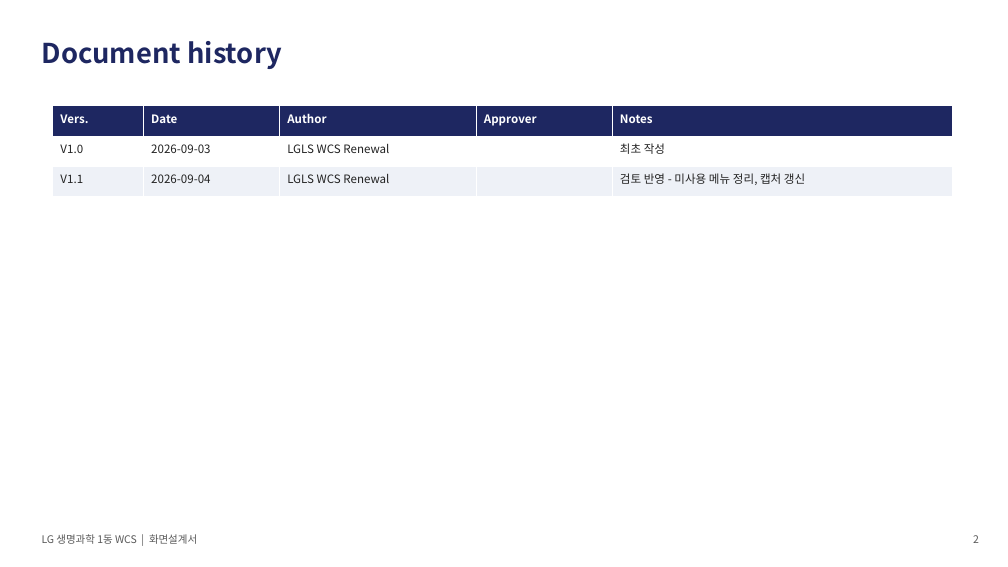
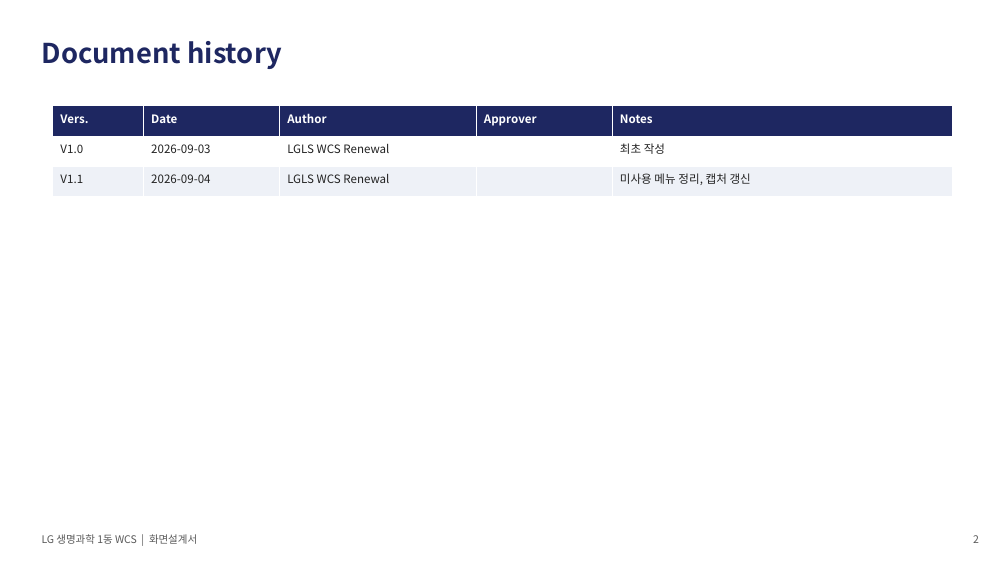
Before and after one commit to yeorijby-coder/LGLS_ALL, a slide deck: slide 2 of docs/산출물_20260904/06_WCS_화면설계서.pptx. Drawn at 1008x567 pixels with LibreOffice and Linux fonts; fonts in the diff are those of the drawing. Boxes give left, top, right and bottom in pixels: in the first picture for what was removed or moved away, otherwise in the second. Text is boxed around its words. In the diff, an @@ line names an element or a change of style, - is before the commit and + after.

```diff
--- a/docs/산출물_20260904/06_WCS_화면설계서.pptx
+++ b/docs/산출물_20260904/06_WCS_화면설계서.pptx
@@ table at (53,106,953,197) @@
-row 3, column 5: 검토 반영 - 미사용 메뉴 정리, 캡처 갱신
+row 3, column 5: 미사용 메뉴 정리, 캡처 갱신
```
Also in this commit, not shown: 2 other slides changed, 19 other files.
